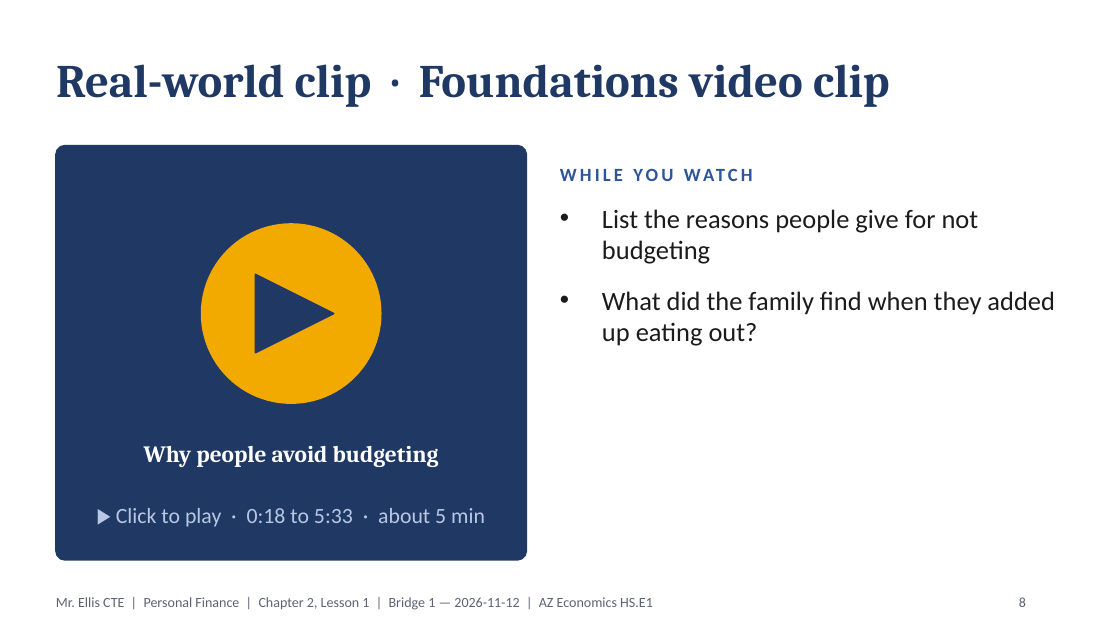
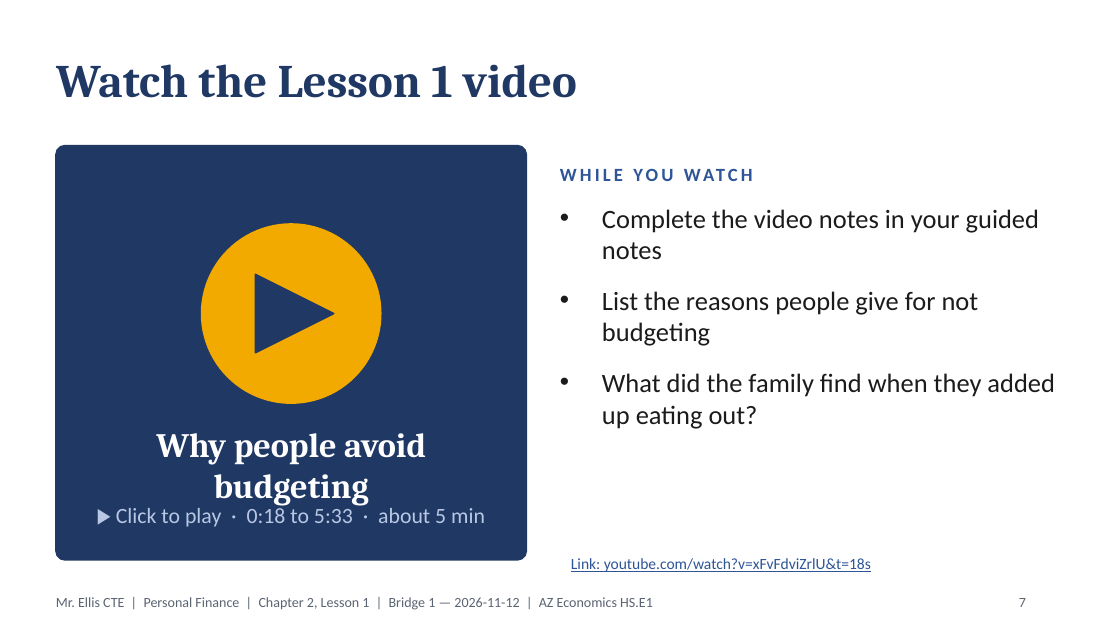
Before and after one commit to highgroundthree-art/electrical-el1-study-guides, a slide deck: slide 7 of financial-comprehension/personal/adult/Ch02_All_Lessons_ADULTS.pptx (slide 8 before the commit). Drawn at 1120x630 pixels with LibreOffice and Linux fonts; fonts in the diff are those of the drawing. Boxes give left, top, right and bottom in pixels: in the first picture for what was removed or moved away, otherwise in the second. Text is boxed around its words. In the diff, an @@ line names an element or a change of style, - is before the commit and + after.

```diff
--- a/financial-comprehension/personal/adult/Ch02_All_Lessons_ADULTS.pptx
+++ b/financial-comprehension/personal/adult/Ch02_All_Lessons_ADULTS.pptx
@@ title at (56, 64, 577, 98): text changed @@
-Real-world clip · Foundations video clip
+Watch the Lesson 1 video
@@ text at (602, 209, 1039, 259): paragraph added @@
+• Complete the video notes in your guided notes
@@ text "Why people avoid budgeting": place and size @@
-text "Why people avoid budgeting" at (144, 446, 439, 467)
+text "Why people avoid budgeting" at (156, 433, 426, 506)
@@ text "Why people avoid budgeting" at (156, 433, 426, 506): size 15 to 22 pt @@
@@ text added at (571, 558, 871, 572), 10 pt, text #2E5597, underline @@
+Link: youtube.com/watch?v=xFvFdviZrlU&t=18s
@@ page number at (1019, 598, 1026, 607): text changed @@
-8
+7
```
Also in this commit, not shown: 5 other slides changed, 4 slides removed, 11 other files.
